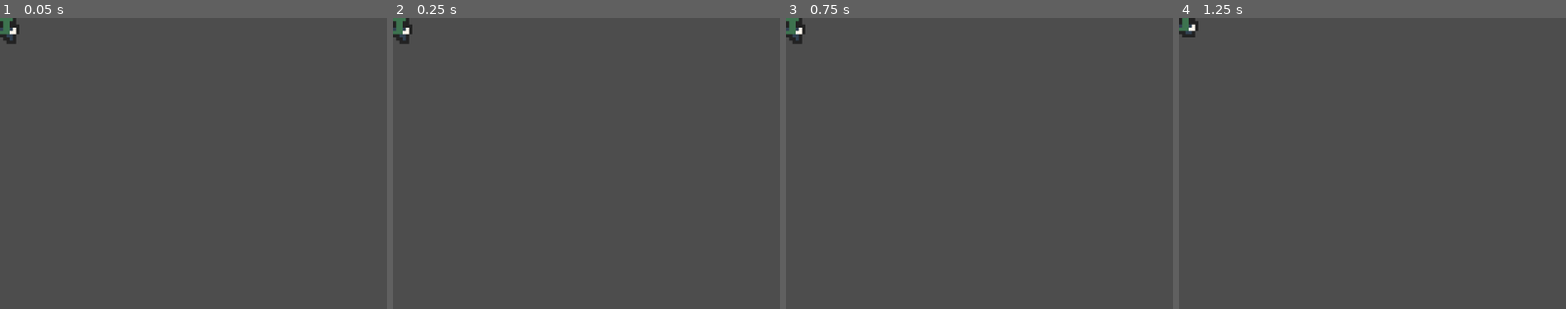
Above: before the commit, frames 1-4 (left to right).
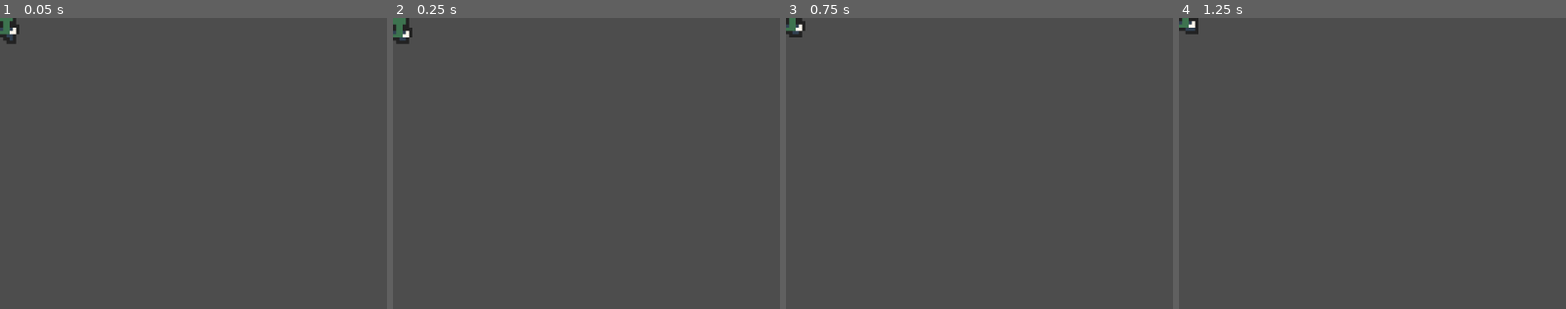
Above: after the commit, the same moments.

Repository: mandresik/Godot-Underworld-Escape
Game: Godot game, scene res://scenes/goblin.tscn
Two runs of this game, one before a commit and one after it. Both use one fixed random seed, a clock stepped at 60 frames per second and the inputs below. This scene is started directly instead of the project's main scene.
Inputs (mouse positions are % of the whole screen's width and height, from its top left):
- Up to frame 1 (0.05 s): no input
- Up to frame 2 (0.25 s): no input
- Up to frame 3 (0.75 s): tap Enter at 0.5 s; move the mouse to (72, 45) at 0.52 s; hold D (right) from 0.53 s (still down); click (72, 45) at 0.67 s
- Up to frame 4 (1.25 s): keep holding D (right)
The pictures show only the part of the screen within x 0-50%, y 0-50%; the shares and areas given below are measured in that part.

Frame 1 is identical in both runs. In frame 2, 0.2% of the frame differs, in the area x 0-6%, y 1-9%; in frame 3, 0.2%, in the area x 0-6%, y 0-9%; in frame 4, 0.2%.
Error before the commit: Invalid access to property or key 'position' on a base object of type 'null instance'. (res://scripts/Goblin.gd:21)
Error after the commit: Invalid access to property or key 'position' on a base object of type 'null instance'. (res://scripts/Goblin.gd:26)

Commit message:
goblins should be completed, when goblin is killed, he explodes and may drop item, given by probability specified in Settings, when goblin hits player, he subtracts players health and also dies. Furthermore, hitting anything with bullets is designed so that 'stronger survives' meaning, if damage of bullet = 2 and health goblin = 1, damage of bullet is decreased to 1 and can still cause damage.

Diff:
--- /dev/null
+++ b/scenes/explosion.tscn
@@ -0,0 +1,25 @@
+[gd_scene load_steps=3 format=3 uid="uid://dk8ptxst2o16u"]
+
+[ext_resource type="Script" path="res://scripts/Explosion.gd" id="1_khvj1"]
+
+[sub_resource type="Curve" id="Curve_ahb4r"]
+_data = [Vector2(0.0393258, 1), 0.0, 0.0, 0, 0, Vector2(1, 0.054945), 0.0, 0.0, 0, 0]
+point_count = 2
+
+[node name="Explosion" type="CPUParticles2D"]
+emitting = false
+amount = 20
+lifetime = 0.5
+one_shot = true
+explosiveness = 1.0
+emission_shape = 1
+emission_sphere_radius = 5.0
+spread = 180.0
+gravity = Vector2(0, 0)
+initial_velocity_min = 90.0
+initial_velocity_max = 110.0
+scale_amount_min = 10.0
+scale_amount_max = 13.0
+scale_amount_curve = SubResource("Curve_ahb4r")
+color = Color(0.38987, 1, 0.400061, 1)
+script = ExtResource("1_khvj1")
--- a/scenes/goblin.tscn
+++ b/scenes/goblin.tscn
@@ -44,23 +44,24 @@
 }],
 "loop": true,
 "name": &"run",
-"speed": 5.0
+"speed": 10.0
 }]
 
 [sub_resource type="RectangleShape2D" id="RectangleShape2D_jlqxy"]
 size = Vector2(8, 8.25)
 
+[sub_resource type="RectangleShape2D" id="RectangleShape2D_wllqb"]
+size = Vector2(8.5, 8.75)
+
 [node name="Goblin" type="CharacterBody2D"]
 scale = Vector2(4, 4)
 collision_layer = 4
-collision_mask = 3
 script = ExtResource("1_tqmks")
 
 [node name="AnimatedSprite2D" type="AnimatedSprite2D" parent="."]
 sprite_frames = SubResource("SpriteFrames_pdh4h")
 animation = &"run"
-frame = 2
-frame_progress = 0.0656404
+frame_progress = 0.0204772
 
 [node name="CollisionShape2D" type="CollisionShape2D" parent="."]
 position = Vector2(0.5, 1.875)
@@ -68,4 +69,13 @@
 
 [node name="IdleTimer" type="Timer" parent="."]
 
+[node name="Area2D" type="Area2D" parent="."]
+collision_layer = 4
+collision_mask = 2
+
+[node name="CollisionShape2D" type="CollisionShape2D" parent="Area2D"]
+position = Vector2(0.5, 1.875)
+shape = SubResource("RectangleShape2D_wllqb")
+
 [connection signal="timeout" from="IdleTimer" to="." method="_on_idle_timer_timeout"]
+[connection signal="body_entered" from="Area2D" to="." method="_on_area_2d_body_entered"]
--- /dev/null
+++ b/scenes/item.tscn
@@ -0,0 +1,20 @@
+[gd_scene load_steps=4 format=3 uid="uid://c5wresro0nsk1"]
+
+[ext_resource type="Script" path="res://scripts/Item.gd" id="1_3r4wm"]
+[ext_resource type="Texture2D" uid="uid://c4tojsbnr0iqb" path="res://assets/items/health_box.png" id="1_gy1q4"]
+
+[sub_resource type="RectangleShape2D" id="RectangleShape2D_q40h2"]
+size = Vector2(36, 36)
+
+[node name="Item" type="Area2D"]
+collision_layer = 16
+collision_mask = 2
+script = ExtResource("1_3r4wm")
+
+[node name="Sprite2D" type="Sprite2D" parent="."]
+texture = ExtResource("1_gy1q4")
+
+[node name="CollisionShape2D" type="CollisionShape2D" parent="."]
+shape = SubResource("RectangleShape2D_q40h2")
+
+[connection signal="body_entered" from="." to="." method="_on_body_entered"]
--- a/scripts/Bullet.gd
+++ b/scripts/Bullet.gd
@@ -14,6 +14,17 @@
 	position += speed * direction * delta
 
 
-func _on_body_entered(_body):
-	# TODO handle what bullet hits
-	queue_free()
+func _on_body_entered(body):
+	if body.name == "World":
+		queue_free()
+		return
+	# stronger from bullet vs body survives
+	if body.health == damage:
+		body.die()
+		queue_free()
+	elif body.health > damage:
+		body.health -= damage
+		queue_free()
+	else:
+		damage -= body.health
+		body.die()
--- /dev/null
+++ b/scripts/Explosion.gd
@@ -0,0 +1,11 @@
+extends CPUParticles2D
+
+
+
+func _ready():
+	emitting = true
+
+
+func _process(delta):
+	if !emitting:
+		queue_free()
--- a/scripts/Goblin.gd
+++ b/scripts/Goblin.gd
@@ -2,16 +2,21 @@
 
 var active : bool
 var speed : int
+var health : int
 var direction : Vector2
 
 @onready var main = get_node("/root/Main")
 @onready var player = get_node("/root/Main/Player")
 
+var item_scene := preload("res://scenes/item.tscn")
+var explosion_scene := preload("res://scenes/explosion.tscn")
+
 
 func _ready():
 	active = false
 	speed = Settings.INIT_GOBLIN_SPEED
-	$AnimatedSprite2D.animation = "idle"
+	health = 1
+	$AnimatedSprite2D.play("idle")
 	$IdleTimer.wait_time = Settings.GOBLIN_IDLE_TIME
 	$IdleTimer.start()
 
@@ -28,5 +33,27 @@
 
 
 func _on_idle_timer_timeout():
-	$AnimatedSprite2D.animation = "run"
+	$AnimatedSprite2D.play("run")
 	active = true
+
+
+func _on_area_2d_body_entered(body):
+	if body.name == "Player":
+		body.subtract_health(1)
+		queue_free()
+
+
+func die():
+	if randf() <= Settings.GOBLIN_DROP_CHANCE: drop_item()
+	var explosion = explosion_scene.instantiate()
+	explosion.position = position
+	main.add_child(explosion)
+	explosion.process_mode = Node.PROCESS_MODE_ALWAYS
+	queue_free()
+
+
+func drop_item():
+	var item = item_scene.instantiate()
+	item.position = position
+	main.call_deferred("add_child", item)
+	# item.add_to_group("items")
--- /dev/null
+++ b/scripts/Item.gd
@@ -0,0 +1,18 @@
+extends Area2D
+
+# 0: health, 1: coffee, 2: gun
+var item_type : int
+
+var health_box = preload("res://assets/items/health_box.png")
+var coffee_box = preload("res://assets/items/coffee_box.png")
+var gun_box = preload("res://assets/items/gun_box.png")
+var textures = [health_box, coffee_box, gun_box]
+
+func _ready():
+	item_type = randi() % 3
+	$Sprite2D.texture = textures[item_type]
+
+
+func _on_body_entered(body):
+	# TODO item_type -> body.some_action()
+	queue_free()
--- a/scripts/Player.gd
+++ b/scripts/Player.gd
@@ -58,3 +58,7 @@
 
 func _on_shooting_timer_timeout():
 	can_shoot = true
+
+
+func subtract_health(amount: int):
+	print("subtracting health ", amount)
--- a/scripts/settings.gd
+++ b/scripts/settings.gd
@@ -1,4 +1,5 @@
 extends Node
+
 
 const INIT_PLAYER_SPEED : int = 200
 const INIT_HEALTH : int = 10
@@ -9,9 +10,8 @@
 const INIT_BULLET_DAMAGE : int = 1
 const INIT_BULLET_COUNT : int = 30
 
-const GOBLIN_IDLE_TIME : int = 1
-const GOBLIN_DROP_CHANCE : float = 0.2
+const GOBLIN_IDLE_TIME : float = 0.7
+const GOBLIN_DROP_CHANCE : float = 0.15
 const INIT_GOBLIN_SPEED : int = 100
-const INVOKE_SPAWNING_DIST : int = 100
 const GOBLIN_SPAWNING_TIME : float = 0.7
 const SPAWNED_GOBLINS_AMOUNT : int = 5
Not shown: 1 places in scenes/goblin.tscn that only renumber resources
